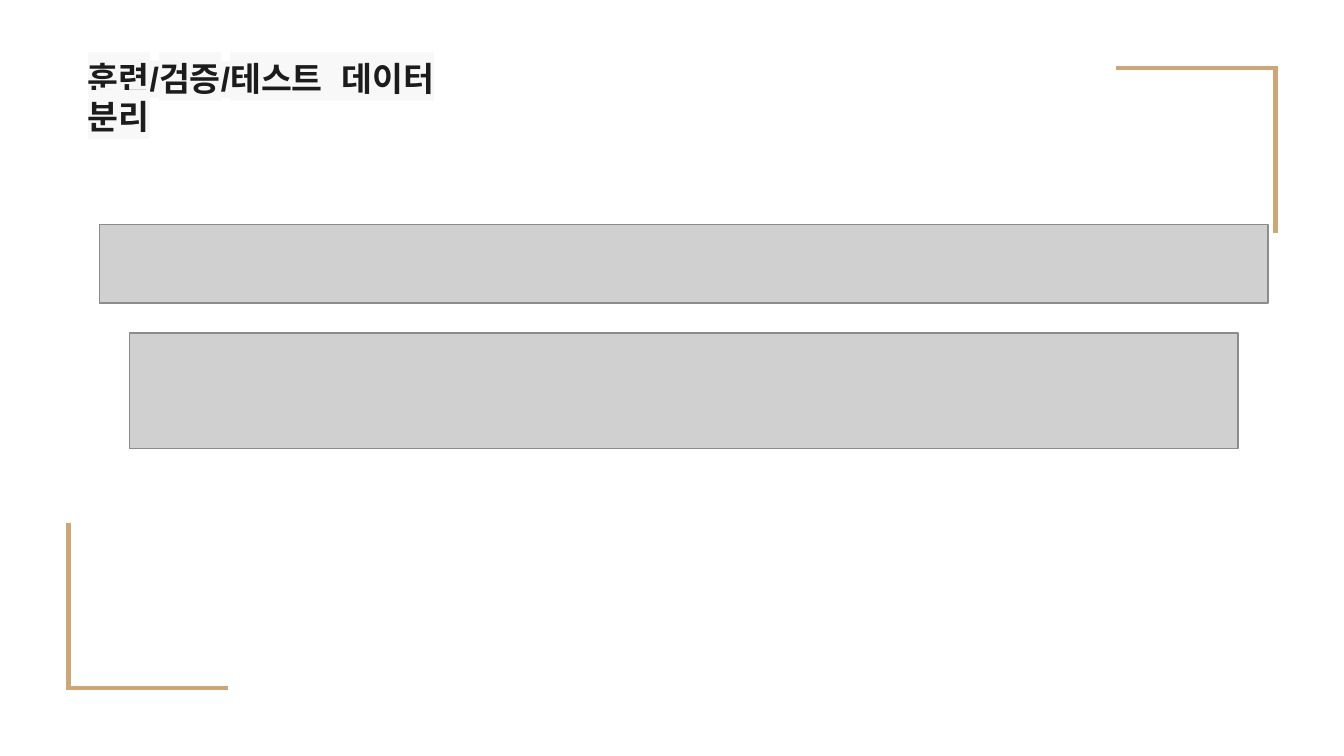
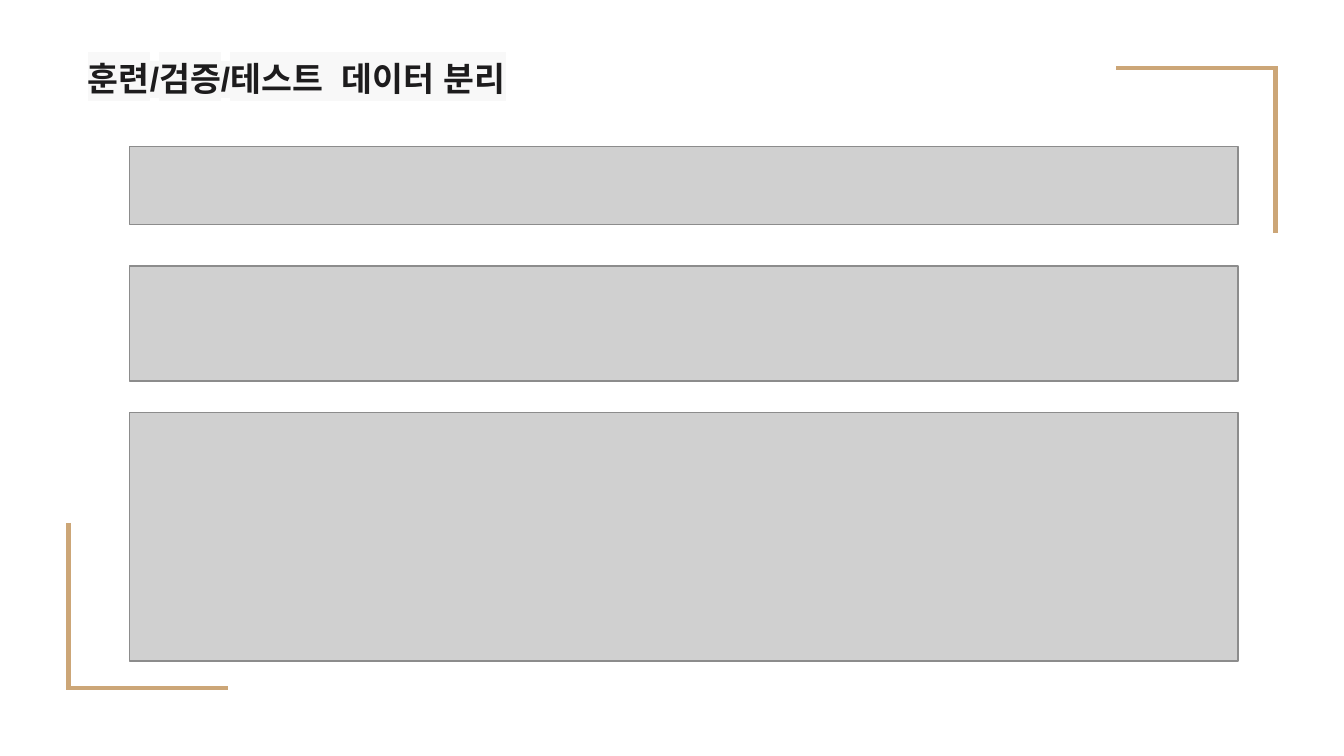
Before and after one commit to MAINHO-JO/3rd-Project-1team, a slide deck: slide 10 of 프로젝트3 - 이미지 분류.pptx. Drawn at 1344x756 pixels with LibreOffice and Linux fonts; fonts in the diff are those of the drawing; grey boxes stand for pictures. Boxes give left, top, right and bottom in pixels: in the first picture for what was removed or moved away, otherwise in the second. Text is boxed around its words. In the diff, an @@ line names an element or a change of style, - is before the commit and + after.

```diff
--- a/프로젝트3 - 이미지 분류.pptx
+++ b/프로젝트3 - 이미지 분류.pptx
@@ text "훈련/검증/테스트 데이터 분리" rewrapped from (x1=88, y1=62, x2=435, y2=132) to (x1=88, y1=62, x2=506, y2=94) @@
@@ picture resized from (x1=99, y1=224, x2=1267, y2=302) to (x1=129, y1=146, x2=1238, y2=224) @@
@@ picture moved from (x1=129, y1=333, x2=1238, y2=449) to (x1=129, y1=266, x2=1238, y2=382) @@
@@ picture added at (x1=129, y1=413, x2=1238, y2=661) @@
```
Also in this commit, not shown: 2 other slides changed, 4 slides removed.
